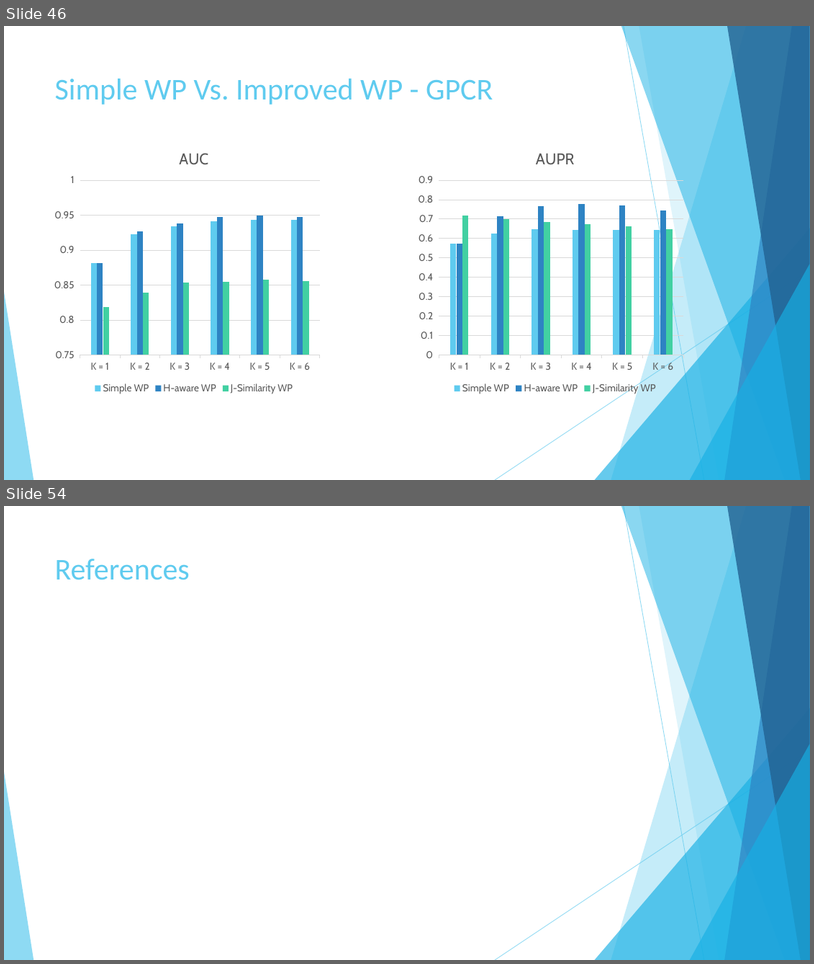
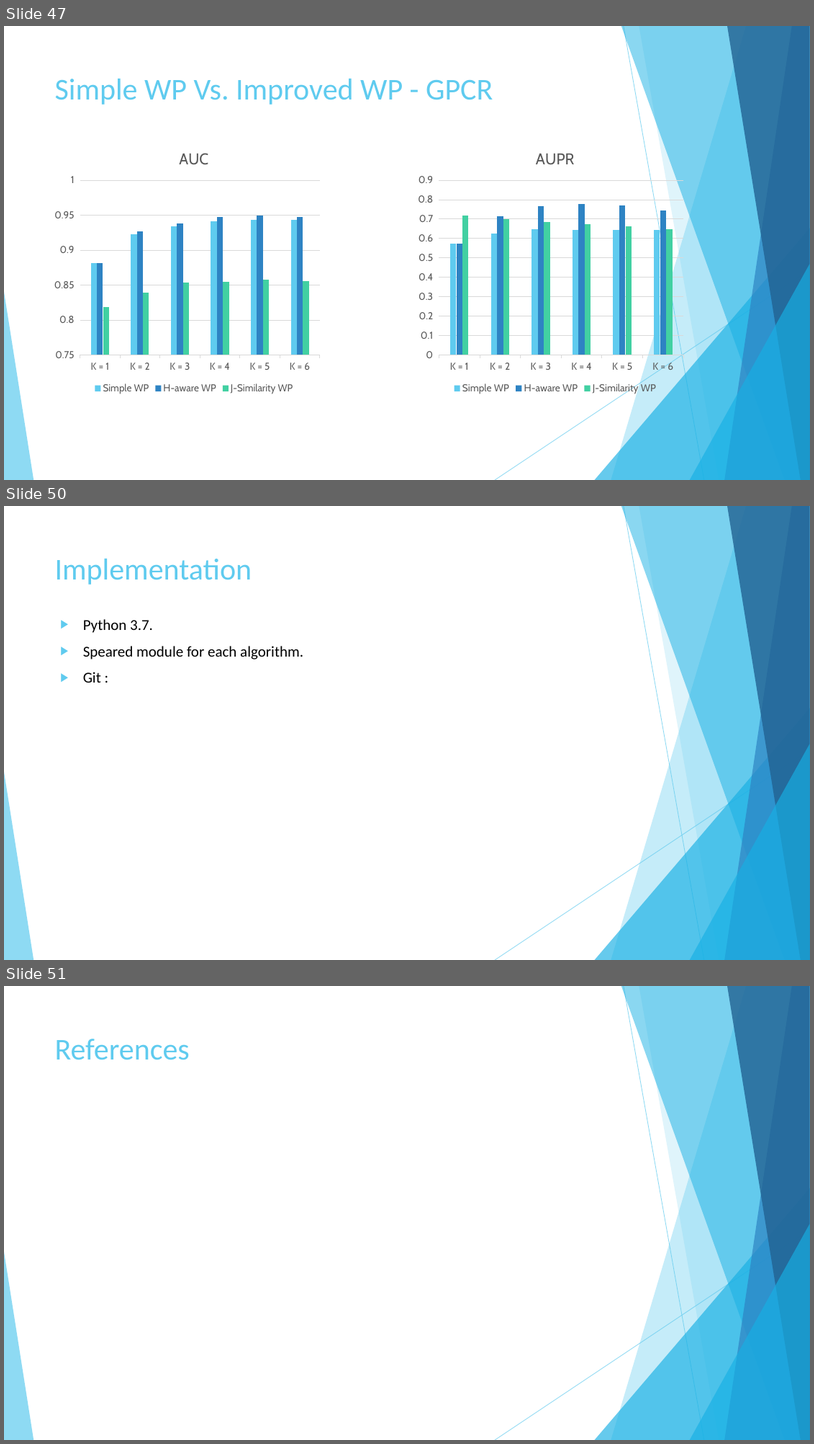
Before and after one commit to AbdullahAlZoabi/Drug-Target-Interaction-Prediction, a slide deck: Drug-Target Interaction Prediction.pptx. Shown one above the other, each under a label of ours: slides 46 and 54 before the commit, slides 47, 50 and 51 after it; the slides between them are not shown. The pictures are 814x964 and 814x1444 pixels, drawn with LibreOffice and Linux fonts; fonts in the diff are those of the drawing. Boxes give left, top, right and bottom in pixels: in the first picture for what was removed or moved away, otherwise in the second. Text is boxed around its words. In the diff, an @@ line names an element or a change of style, - is before the commit and + after.

```diff
--- a/Drug-Target Interaction Prediction.pptx
+++ b/Drug-Target Interaction Prediction.pptx
@@ slide 50 added at box(4, 506, 810, 960), background #FFFFFF; not listed: 10 template elements that a slide beside it also shows @@
@@ title added at box(55, 559, 252, 584), 36 pt, text #5FCBEF @@
+Implementation
@@ text added at box(83, 619, 304, 682), 18 pt, text #000000 @@
+▶ Python 3.7.
+▶ Speared module for each algorithm.
+▶ Git :
@@ what was slide 46 is now slide 47 @@
@@ what was slide 54 is now slide 51 @@
```
Also in this commit, not shown: 7 slides changed, 3 other slides added, 2 slides removed.
